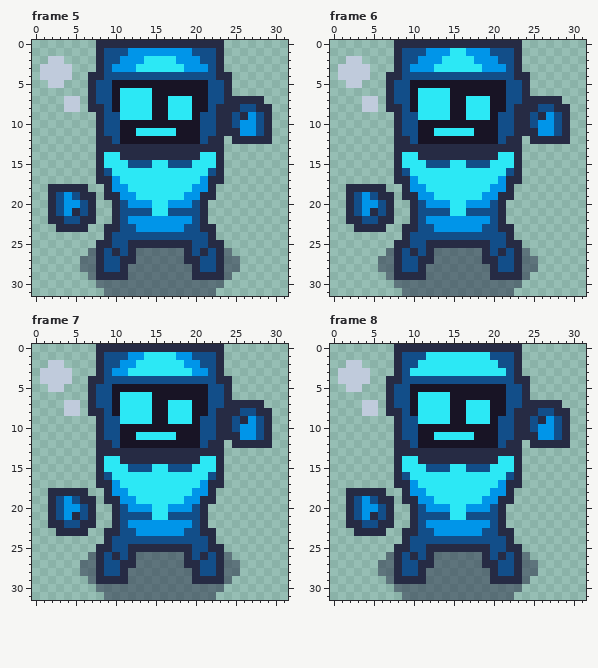
Pixel-art file: Aseprite/Characters/Blue Character/normal/Blue_character_special-32.aseprite. Above is the file before it was changed.
32x32 pixels, 31 frames. Shown: frame 5, frame 6, frame 7, frame 8. The commit also changed other frames, which this record leaves out.
And afterwards:
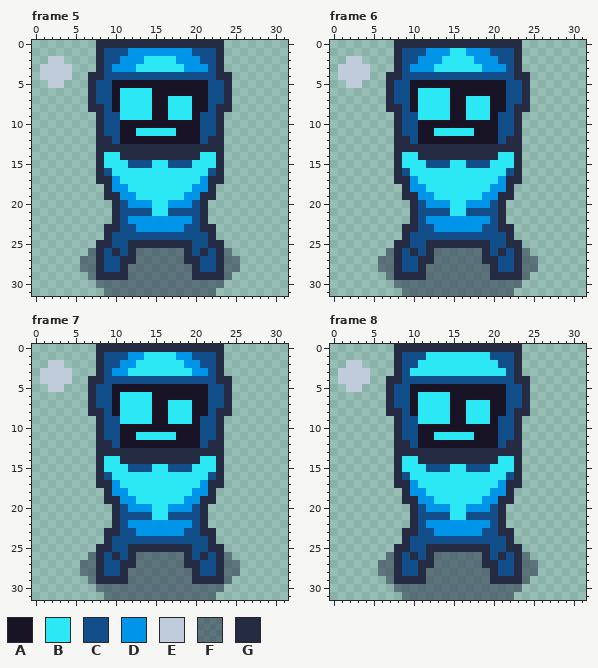
Palette (. is transparent): A #181425  B #2ce8f5  C #124e89  D #0095e9  E #c0cbdc  F #262b4480  G #262b44
The exact change:
Changed rows in their new state; - is an unchanged pixel.
Frame 5, layer "Layer 1 Copy":
first column x 4:
 7 ..-------------------....-
 8 ..-------------------.....
 9 --------------------......
10 --------------------......
11 --------------------......
12 ---------------------.....
first column x 2:
18 .....-
19 ......
20 ......
21 ......
22 ......
23 -....-
Frame 6, layer "Layer 1 Copy": the same change as frame 5
Frame 7, layer "Layer 1 Copy": the same change as frame 5
Frame 8, layer "Layer 1 Copy": the same change as frame 5
